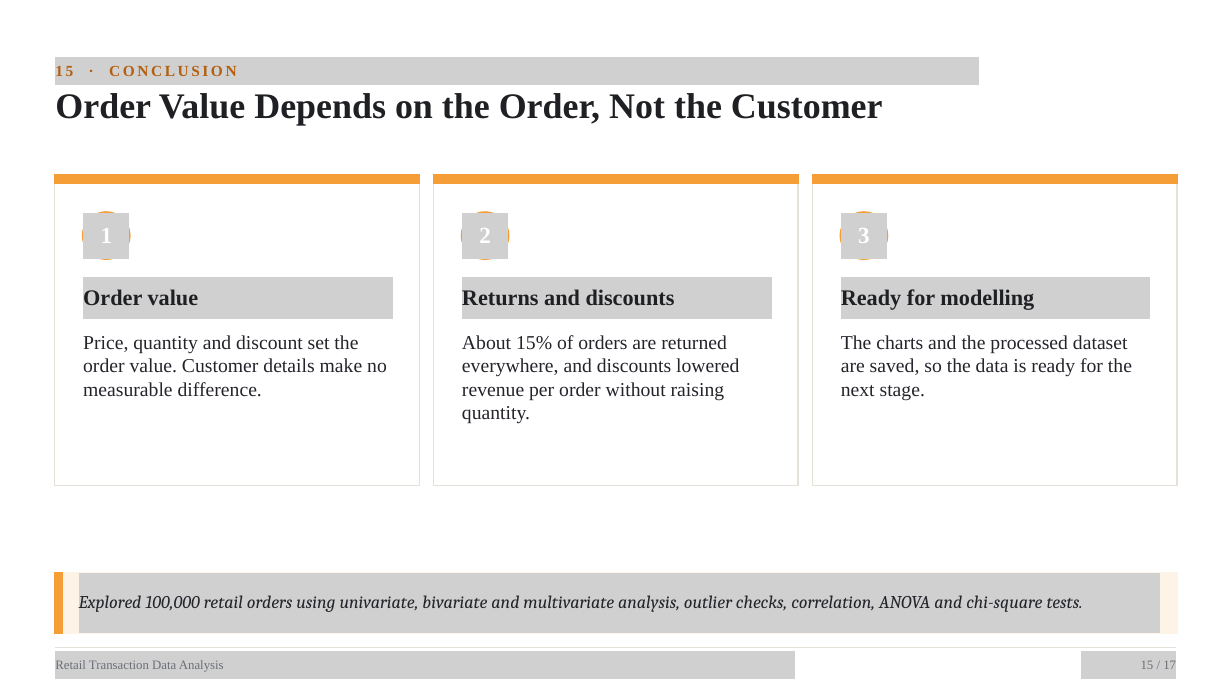
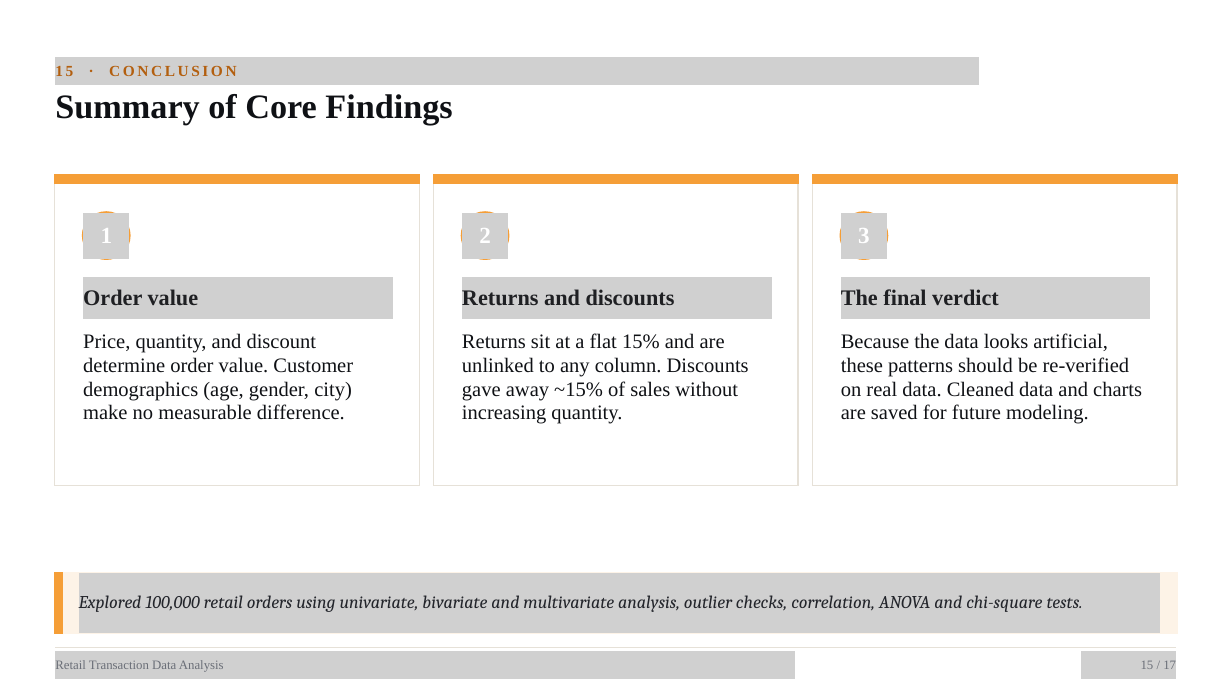
Before and after one commit to Aditi020/Retail_EDA, a slide deck: slide 15 of docs/Retail_EDA.pptx. Drawn at 1232x693 pixels with LibreOffice and Linux fonts; fonts in the diff are those of the drawing; grey boxes stand for pictures. Boxes give left, top, right and bottom in pixels: in the first picture for what was removed or moved away, otherwise in the second. Text is boxed around its words. In the diff, an @@ line names an element or a change of style, - is before the commit and + after.

```diff
--- a/docs/Retail_EDA.pptx
+++ b/docs/Retail_EDA.pptx
@@ text at <box>55,94,452,125</box>: text changed; size 42 to 40 pt; text colour #1F2023 to #0F1115 @@
-Order Value Depends on the Order, Not the Customer
+Summary of Core Findings
@@ text at <box>841,289,999,305</box>: text changed @@
-Ready for modelling
+The final verdict
@@ text at <box>83,333,353,420</box>: text changed; size 23 to 24 pt; text colour #23252B to #0F1115 @@
-Price, quantity and discount set the order value. Customer details make no measurable difference.
+Price, quantity, and discount determine order value. Customer demographics (age, gender, city) make no measurable difference.
@@ text at <box>462,333,749,424</box>: text changed; size 23 to 24 pt; text colour #23252B to #0F1115 @@
-About 15% of orders are returned everywhere, and discounts lowered revenue per order without raising quantity.
+Returns sit at a flat 15% and are unlinked to any column. Discounts gave away ~15% of sales without increasing quantity.
@@ text at <box>841,333,1142,424</box>: text changed; size 23 to 24 pt; text colour #23252B to #0F1115 @@
-The charts and the processed dataset are saved, so the data is ready for the next stage.
+Because the data looks artificial, these patterns should be re-verified on real data. Cleaned data and charts are saved for future modeling.
```
Also in this commit, not shown: 2 other slides changed.
